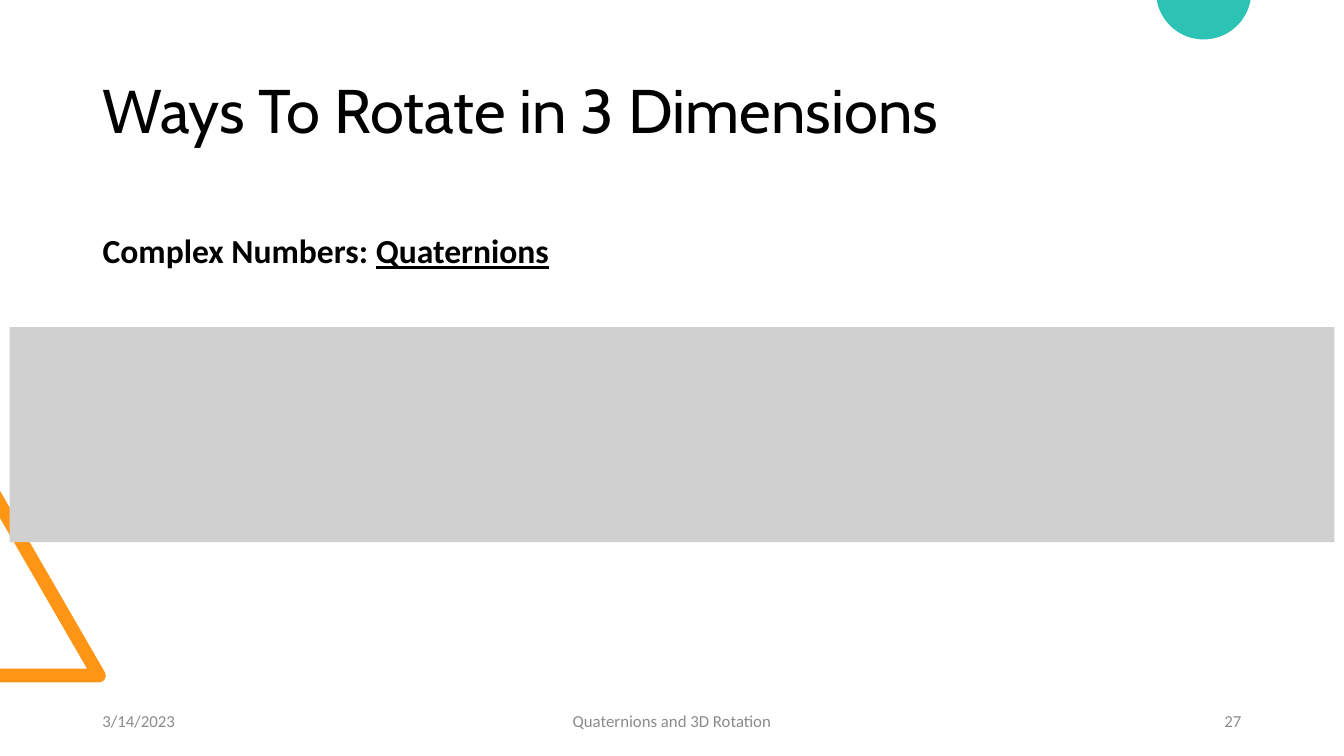
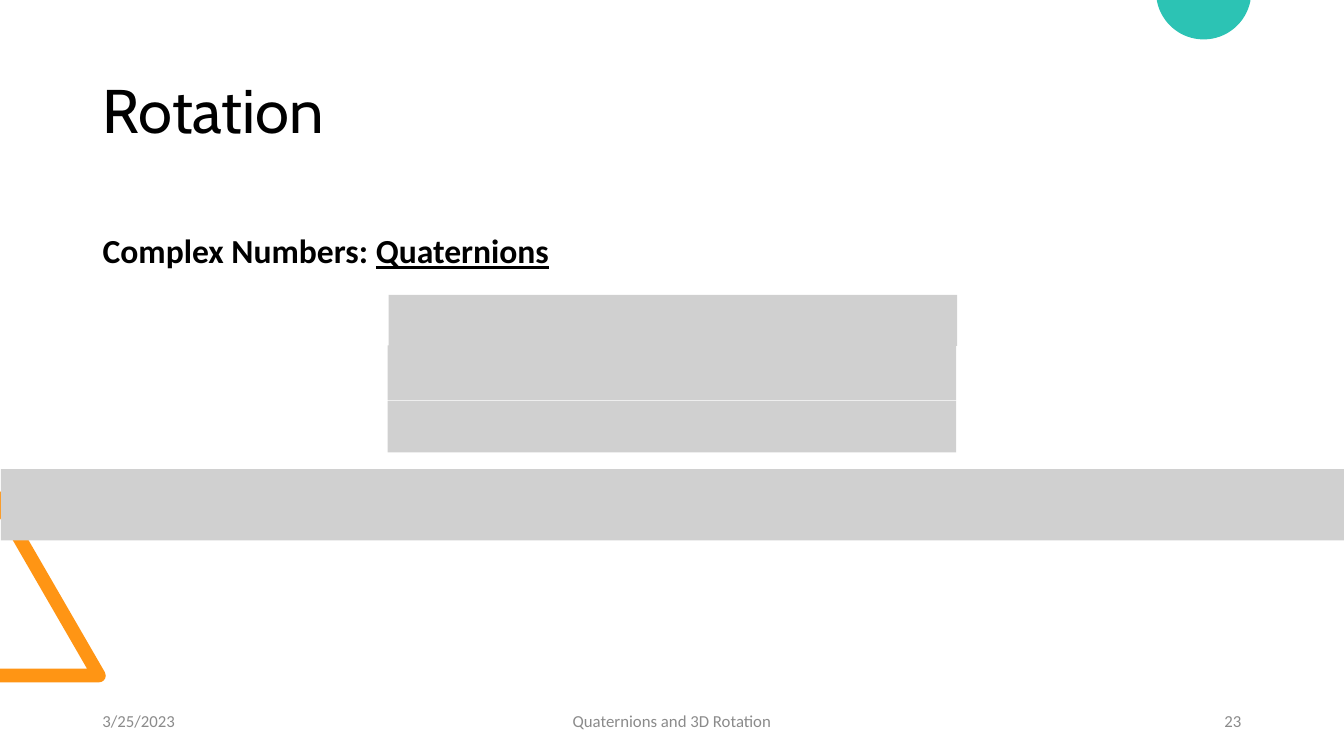
Before and after one commit to LukasGoodman23/QuaternionsVSEulerRotations, a slide deck: slide 23 of Quaternions and Three-Dimensional Rotations.pptx (slide 27 before the commit). Drawn at 1344x756 pixels with LibreOffice and Linux fonts; fonts in the diff are those of the drawing; grey boxes stand for pictures. Boxes give left, top, right and bottom in pixels: in the first picture for what was removed or moved away, otherwise in the second. Text is boxed around its words. In the diff, an @@ line names an element or a change of style, - is before the commit and + after.

```diff
--- a/Quaternions and Three-Dimensional Rotations.pptx
+++ b/Quaternions and Three-Dimensional Rotations.pptx
@@ title at (103,90,324,134): text changed @@
-Ways To Rotate in 3 Dimensions
+Rotation
@@ picture added at (389,295,958,346) @@
@@ picture removed at (10,327,1335,542) @@
@@ picture added at (388,346,957,400) @@
@@ picture added at (388,400,957,452) @@
@@ picture added at (1,470,1344,541) @@
@@ text at (102,715,174,728): text changed @@
-3/14/2023
+3/25/2023
@@ page number at (1224,716,1241,727): text changed @@
-27
+23
```
Also in this commit, not shown: 22 other slides changed, 6 slides added, 7 slides removed, 8 other files.
